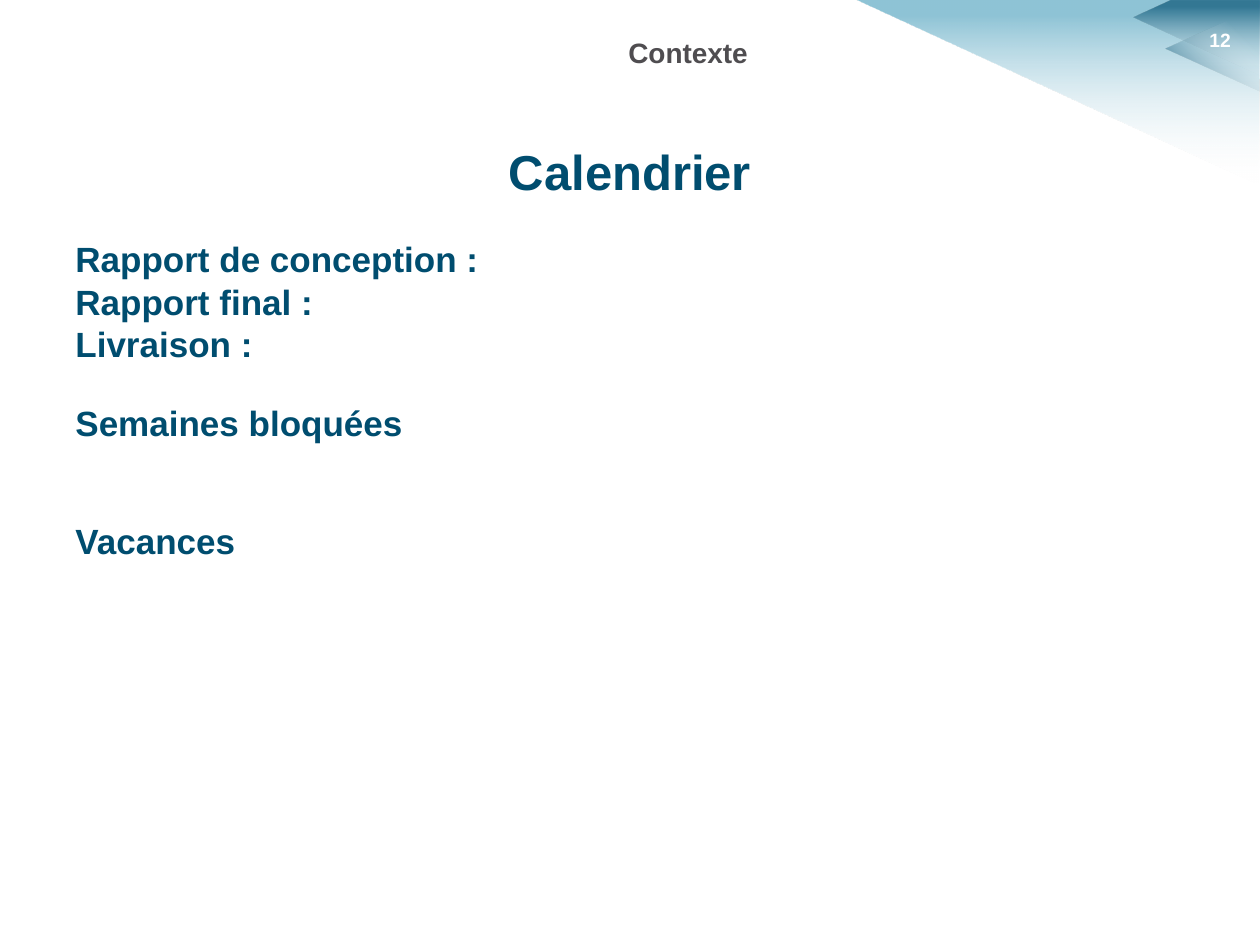
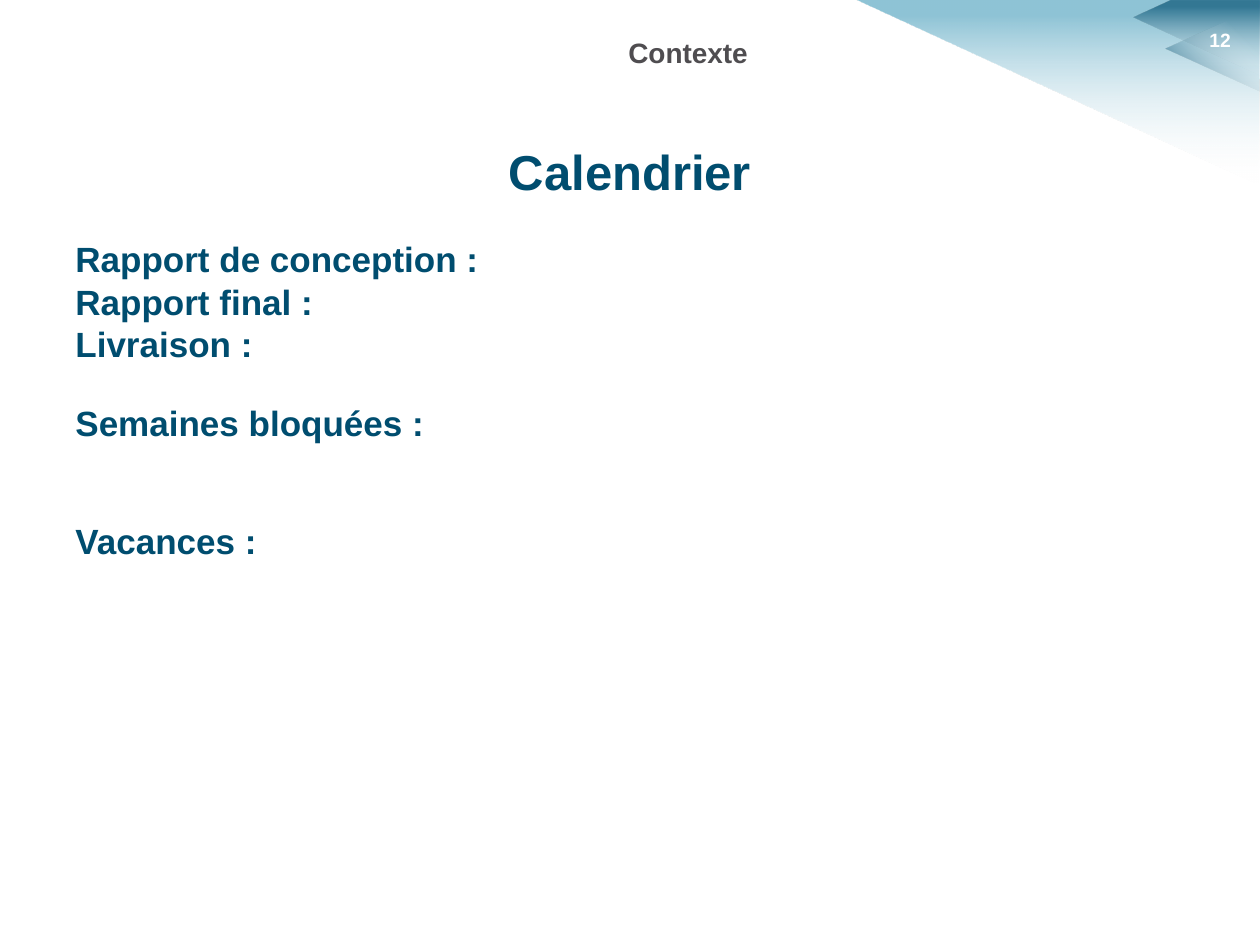
Before and after one commit to HKervadec/korrigolo, a slide deck: slide 12 of soutenances/planification/soutenance_planification.pptx. Drawn at 1260x945 pixels with LibreOffice and Linux fonts; fonts in the diff are those of the drawing; background and template pictures are left out. Boxes give left, top, right and bottom in pixels: in the first picture for what was removed or moved away, otherwise in the second. Text is boxed around its words. In the diff, an @@ line names an element or a change of style, - is before the commit and + after.

```diff
--- a/soutenances/planification/soutenance_planification.pptx
+++ b/soutenances/planification/soutenance_planification.pptx
@@ text at [75, 410, 403, 555]: text changed @@
-Semaines bloquées
-Vacances
+Semaines bloquées :
+Vacances :
```
Also in this commit, not shown: 9 other slides changed, 5 slides added, 5 slides removed.
